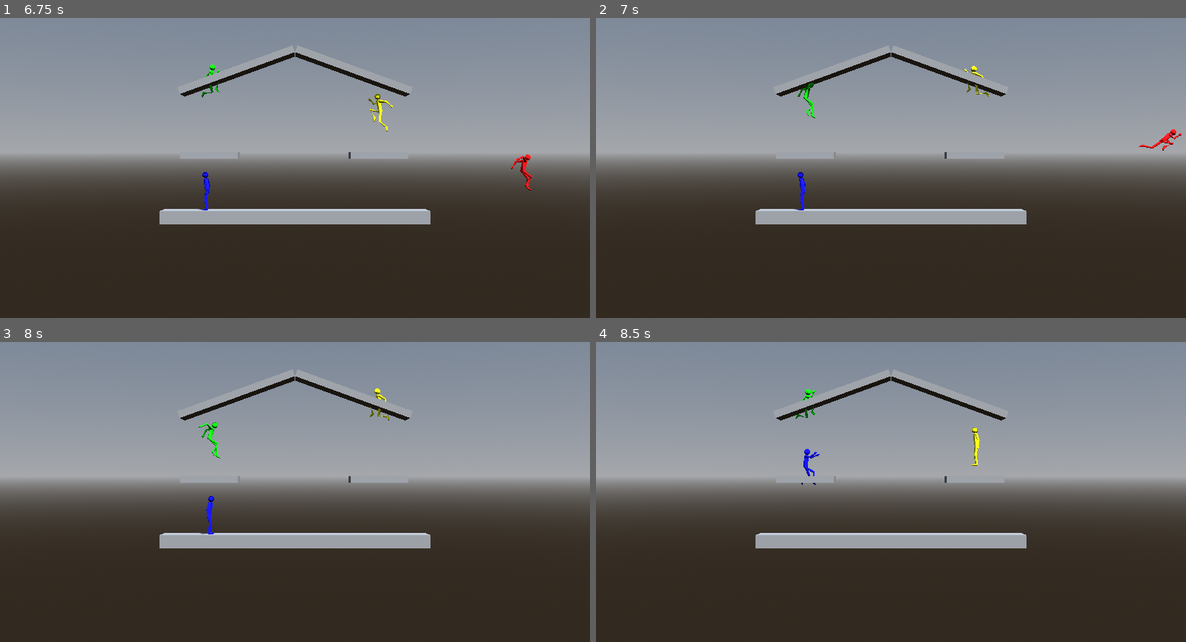
Above: before the commit, frames 1-4 (two rows, left to right).
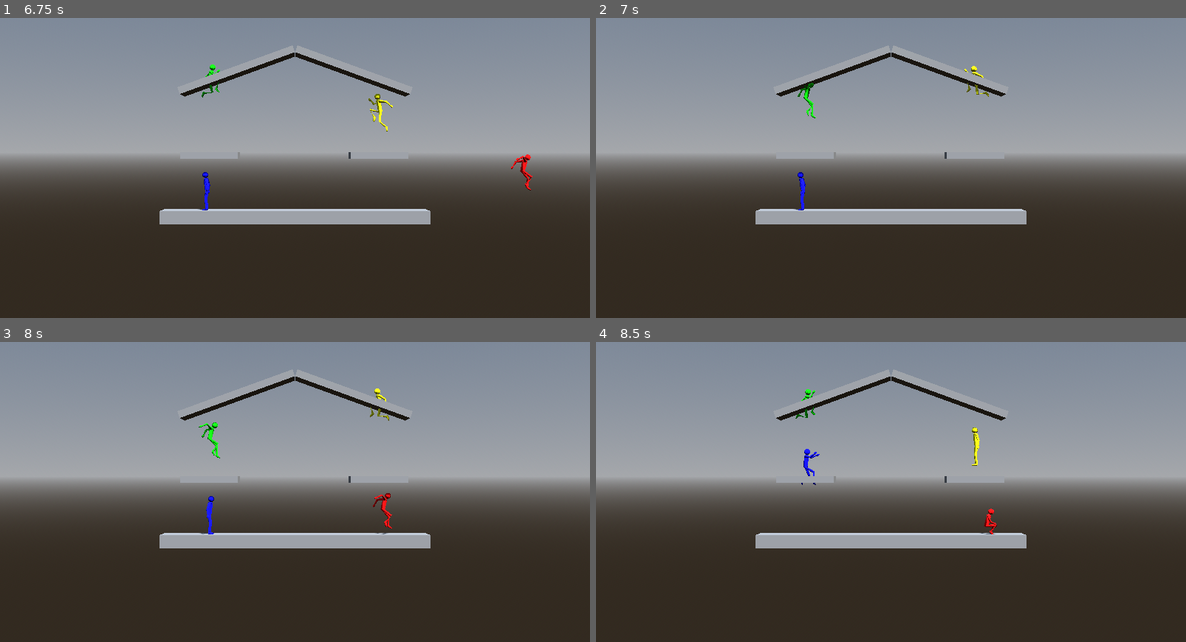
Above: after the commit, the same moments.

Repository: CocoMarck/SuperSmashTux
Game: Godot game, scene res://scenes/map1_new.tscn
Two runs of this game, one before a commit and one after it. Both use one fixed random seed, a clock stepped at 60 frames per second and the inputs below. This scene is started directly instead of the project's main scene.
Inputs (mouse positions are in pixels of both pictures, inside the frame that each line leads up to):
- Up to frame 1 (6.75 s): tap Enter at 0.5 s; move the mouse to (265, 219) at 0.52 s; hold Up (player1_move_up) 0.53-2.03 s; tap K (player1_attack) at 0.6 s; click (265, 219) at 0.67 s; tap / (player1_jump) at 0.77, 1.52, 3.02, 3.77, 4.52, 6.02 s; move the mouse to (472, 201) at 1.27 s; tap O (player1_grab) at 1.35 s; move the mouse to (118, 102) at 2.02 s; hold Left (player1_move_left) 2.03-3.53 s; tap L (player1_power_attack) at 2.1 s; move the mouse to (324, 153) at 2.77 s; tap P (player1_shield) at 2.85 s; click (324, 153) at 2.92 s; move the mouse to (206, 69) at 3.52 s; hold Down (player1_move_down) 3.53-4.28 s; hold . (player1_walk) 3.53-4.28 s; move the mouse to (424, 135) at 4.27 s; hold Right (player1_move_right) 4.28-5.03 s; tap G (player2_attack) at 4.35 s; move the mouse to (177, 168) at 5.02 s; hold Up (player1_move_up) 5.03-5.78 s; tap H (player2_grab) at 5.1 s; click (177, 168) at 5.17 s; move the mouse to (354, 81) at 5.77 s; hold Right (player1_move_right) from 5.78 s (still down); tap S (player2_move_down) at 5.85 s; move the mouse to (265, 219) at 6.52 s; tap A (player2_move_left) at 6.6 s
- Up to frame 2 (7 s): keep holding Right (player1_move_right); tap / (player1_jump) at 6.77 s
- Up to frame 3 (8 s): keep holding Right (player1_move_right); move the mouse to (472, 525) at 7.27 s; tap D (player2_move_right) at 7.35 s; click (472, 525) at 7.42 s; tap / (player1_jump) at 7.52 s
- Up to frame 4 (8.5 s): move the mouse to (714, 426) at 8.02 s; release Right (player1_move_right) at 8.03 s; hold Down (player1_move_down) from 8.03 s (still down); tap W (player2_move_up) at 8.1 s

Frame 1 is identical in both runs. In frame 2, 0.1% of the frame differs, in the area x 91-100%, y 37-45%; in frame 3, 0.1%, in the area x 63-67%, y 50-65%; in frame 4, less than 0.1%.

Commit message:
New camera

Diff:
--- a/scenes/map1_new.tscn
+++ b/scenes/map1_new.tscn
@@ -1,6 +1,6 @@
 [gd_scene format=3 uid="uid://xtlh1m2ntt5n"]
 
-[ext_resource type="Script" uid="uid://6osx0hme4168" path="res://scripts/new_game_manager.gd" id="1_vjlk8"]
+[ext_resource type="Script" uid="uid://6osx0hme4168" path="res://scripts/game_flow/new_game_manager.gd" id="1_vjlk8"]
 [ext_resource type="Environment" uid="uid://lit05fb87j4a" path="res://environments/env_game.tres" id="2_1ql3t"]
 [ext_resource type="Script" uid="uid://bcu7gm8en7srf" path="res://scripts/camera_follow.gd" id="3_3qthp"]
 [ext_resource type="Script" uid="uid://bqr8o7d3ctyo2" path="res://scripts/ground_platform.gd" id="4_e1cm0"]
@@ -44,9 +44,8 @@
 transform = Transform3D(0.6961406, -0.6440442, 0.31716764, 0.15394281, 0.56543684, 0.8102981, -0.7012058, -0.51525575, 0.49276972, 0, 11.2912, 0)
 shadow_enabled = true
 
-[node name="CameraPivot" type="Marker3D" parent="." unique_id=137112446 node_paths=PackedStringArray("game_manager", "camera_area")]
+[node name="CameraPivot" type="Marker3D" parent="." unique_id=137112446 node_paths=PackedStringArray("camera_area")]
 script = ExtResource("3_3qthp")
-game_manager = NodePath("")
 camera_area = NodePath("../CameraArea")
 
 [node name="Camera3D" type="Camera3D" parent="CameraPivot" unique_id=1986782906]
--- a/scripts/camera_follow.gd
+++ b/scripts/camera_follow.gd
@@ -1,3 +1,4 @@
+class_name CameraFollow
 extends Marker3D
 
 # Camara dinamica: encuadra a todos los peleadores, se aleja cuando se separan y se acerca cuando se juntan.
--- /dev/null
+++ b/scripts/game_flow/new_camera_follow.gd
@@ -0,0 +1,140 @@
+class_name NewCameraFollow
+extends Marker3D
+
+'''
+Cámara dinámica: encuadra a todos los peleadores, se aleja cuando se separan y se acerca cuando se juntan.
+
+Usa dos cajas (camera_area y play_area) que arman tres zonas de encuadre.
+
+Tiene que ser hijo del node del scene
+'''
+
+# Propiedades publicas | Area de juego.
+@export_group("Areas")
+@export var camera_area: Area3D    # caja interior: hasta aqui sigue la camara; mas alla se queda pegada al borde
+@export var play_area: Area3D
+
+# Propiedades publicas | Zoom.
+@export_group("Zoom")
+@export var zoom_min_distance: float = 12.0    # que tan cerca puede llegar la camara
+@export var zoom_max_distance: float = 20.0    # que tan lejos puede alejarse la camara
+
+# Propiedades publicas | Suavizado.
+@export_group("Smoothing")
+@export var pan_speed: float = 4.0         # que tan rapido sigue la posicion x/y al objetivo
+@export var zoom_out_speed: float = 3.0    # que tan rapido se aleja cuando los peleadores se separan
+@export var zoom_in_speed: float = 2.0     # que tan rapido se acerca cuando los peleadores se juntan
+
+# Propiedades publicas | Efectos | Temblor
+@export_group("Shake")
+@export var shake_strength: float = 0.1   # que tan fuerte tiembla la camara mientras alguien espera respawn
+
+# Propiedades privadas | Normal work
+@onready var _camera: Camera3D = get_node("Camera3D")
+var _position: Vector2 = Vector2.ZERO
+var _distance: float = 0.0
+var _target_position: Vector2 = Vector2.ZERO
+var _target_distance: float = 0.0
+var _camera_area_bounds: AABB
+var _play_area_bounds: AABB
+
+# Propiedades privadas | Efectos | Temblor
+var _shake_offset: Vector2 = Vector2.ZERO
+
+# Funciones propias
+func _get_power_fighters() -> Array[PowerFighter]:
+	var power_fighters : Array[PowerFighter] = []
+	for child in get_parent().get_children():
+		var power_fighter := child as PowerFighter
+		if power_fighter != null:
+			power_fighters.append(power_fighter)
+	return power_fighters
+
+func _get_area_bounds(area: Area3D) -> AABB:
+	'''
+	AABB en coordenadas del mundo de la caja de un area, sacada de su BoxShape3D.
+	'''
+	var collision_shape: CollisionShape3D
+	for child in area.get_children():
+		collision_shape = child as CollisionShape3D
+		if collision_shape != null:
+			break
+	var box := collision_shape.shape as BoxShape3D
+	var half := box.size * 0.5 * collision_shape.global_basis.get_scale()
+	return AABB(collision_shape.global_position - half, half * 2.0)
+
+func _accumulate_positions(
+	positions: Array[Vector3], has_camera_bounds: bool,
+	camera_bounds: AABB, rect: Rect2, rect_started: bool) -> Dictionary:
+	'''
+	Recortar cada posicion contra camera_area y sumarla al rect de encuadre. Recibe el rect acumulado hasta ahora y devuelve el resultado, asi lo pueden encadenar varios grupos de posiciones (peleadores vivos, respawns pendientes) con su propio filtro previo.
+	'''
+	for pos in positions:
+		# Recortar la posicion al borde de camera_area: asi sigue contando pal encuadre,
+		# pero la camara se queda detenida en el limite en vez de seguirla mas lejos.
+		if has_camera_bounds:
+			pos = pos.clamp(camera_bounds.position, camera_bounds.end)
+		var origin := Vector2(pos.x, pos.y)
+		var entry_rect := Rect2(origin, Vector2.ZERO)
+		if rect_started:
+			rect = rect.merge(entry_rect)
+		else:
+			rect = entry_rect
+			rect_started = true
+	return {"rect": rect, "rect_started": rect_started}
+
+func _update_target(positions: Array[Vector3]):
+	'''
+	Recalcular el rect que encuadra a las pos, y de ahi sacar la distancia objetivo.
+
+	Tres zonas para los pos: dentro de camera_area cuenta tal cual, cuenta pero recortado al borde de camera_area (la camara ya no lo sigue mas alla). Las posiciones de quien espera respawn no se filtran contra play_area: su posicion es justo donde murio, que por definicion cae fuera del play_area.
+	'''
+	# Variables necesarias
+	var has_play_bounds := _play_area_bounds.size != Vector3.ZERO
+	var has_camera_bounds := _camera_area_bounds.size != Vector3.ZERO
+	var rect := Rect2()
+	var rect_started := false
+
+	# Solo posiciones en el area
+	var filtered_positions: Array[Vector3] = []
+	for pos in positions:
+		if has_camera_bounds and not _camera_area_bounds.has_point(pos):
+			continue
+		filtered_positions.append(pos)
+
+	# Obtener valores de movimiento
+	var acc := _accumulate_positions(filtered_positions, has_camera_bounds, _camera_area_bounds, rect, rect_started)
+	rect = acc["rect"]
+	rect_started = acc["rect_started"]
+
+	if not rect_started:
+		return
+
+# Funciones | Inicializar.
+func _ready() -> void:
+	'''
+	Arrancar el estado de la cámara desde lo que ya trae la escena, pa que el primer frame no pegue un salto.
+
+    Si camera no esta crash. Y esta bien, asi se sabe que algo en la scene esta mal construido.
+	'''
+	_camera_area_bounds = _get_area_bounds(camera_area)
+	_play_area_bounds = _get_area_bounds(play_area)
+	_position = Vector2(global_position.x, global_position.y)
+	_distance = _camera.position.z
+	_target_position = _position
+	_target_distance = _distance
+
+# Funciones | Procesamiento de fisicas.
+func _physics_process(delta: float) -> void:
+	'''
+	Se corre en fisicas y no en _process, pa que vaya al mismo paso que el movimiento de los peleadores.
+	'''
+	# Recolectar peleadores. Sus posiciones. Actualizar lo que tiene que seguir la camara.
+	var power_fighters: Array[PowerFighter] = _get_power_fighters()
+	var power_fighters_positions: Array[Vector3] = []
+	for power_fighter in power_fighters:
+		power_fighters_positions.append(power_fighter.global_position)
+	if not power_fighters_positions.is_empty():
+		_update_target(power_fighters_positions)
+
+	# Cuando se piden efectos de camera.
--- a/scripts/new_game_manager.gd
+++ b/scripts/game_flow/new_game_manager.gd
@@ -32,11 +32,13 @@
 # Propiedades publicas | Configuración de partida.
 @export_group("Match Settings")
 @export_range(1, 99, 1) var lives_per_character: int = 3
-@export_range(0.0, 5.0, 0.05) var respawn_delay: float = 0.3   # segundos de espera antes de reaparecer
+@export_range(0.0, 5.0, 0.05) var respawn_delay: float = 1.0   # segundos de espera antes de reaparecer
 
 # Propiedades privadas | Estado por personaje.
-var _spawn_point_of_character: Dictionary[PowerFighter, SpawnPoint] = {}
-var _lifes_of_power_fighter: Dictionary[PowerFighter, int] = {}
+# Aca probablemente mejor usar una clase, en vez de varios diccionarios.
+var _spawn_point_of_power_fighter: Dictionary[PowerFighter, SpawnPoint] = {}
+var _lives_of_power_fighter: Dictionary[PowerFighter, int] = {}
+var _death_position_of_power_fighter: Dictionary[PowerFighter, Vector3] = {} # El death position, se usara para hacer efectos gráficos. Por ahora esta sin uso.
 
 # Propiedades privadas | Dependencias, lo que tiene que tener el mapa.
 var _play_area: Area3D
@@ -48,6 +50,10 @@
 var _spawn_point3: SpawnPoint
 var _spawn_point4: SpawnPoint
 
+# Propiedades privadas, relacionadas con la camera.
+var _camera_follow: CameraFollow
+var _shake_end_time_msec: int = 0
+
 # Funciones
 func _get_spawn_points() -> Array[SpawnPoint]:
 	return [_spawn_point1, _spawn_point2, _spawn_point3, _spawn_point4]
@@ -55,7 +61,7 @@
 func _get_all_materials() -> Array[Material]:
 	return [SLOT_1_MATERIAL, SLOT_2_MATERIAL, SLOT_3_MATERIAL, SLOT_4_MATERIAL]
 
-func _spawn_all_characters() -> void:
+func _spawn_all_power_fighters() -> void:
 	'''
 	Spawnear a todos los personajes de la partida, sacando el numero de.
 	'''
@@ -74,9 +80,9 @@
 		power_fighter.material = _get_all_materials()[i]
 		power_fighter.position = spawn_point.global_position
 		power_fighter.init_looking_at_right = spawn_point.init_looking_at_right
-		# Establecer spawn fijo.
-		_spawn_point_of_character.assign({power_fighter: spawn_point})
-		_spawn_point_of_character.assign({power_fighter: lives_per_character})
+		# Establecer spawn fijo. El `as PowerFighter`, porque una vez instanciado el scene, es solo un `Node` comun y corriente.
+		_spawn_point_of_power_fighter[power_fighter as PowerFighter] = spawn_point
+		_lives_of_power_fighter[power_fighter as PowerFighter] = lives_per_character
 		# Agregar al mapa
 		add_child(power_fighter)
 
@@ -87,6 +93,48 @@
 	var half := _play_area_box.size * 0.5 * _play_area_collision_shape.global_basis.get_scale()
 	return AABB(_play_area_collision_shape.global_position - half, half * 2.0)
 
+func _forget_power_fighter(power_fighter: PowerFighter) -> void:
+	'''
+	Olvidar por completo los datos relacionados con un power fighter que ya no existe.
+	'''
+	_spawn_point_of_power_fighter.erase(power_fighter)
+	_lives_of_power_fighter.erase(power_fighter)
+	_death_position_of_power_fighter.erase(power_fighter)
+
+func _handle_power_fighter_death(power_fighter: PowerFighter) -> void:
+	'''
+	Un personaje se salio del area jugable. Si le quedan vidas, se sace del arbol de inmediato. See quita de la scene. Se queda la instncia. Delay al morir, despes respawn. Si no le quedan vidas, se purga de la scene.
+	'''
+	_lives_of_power_fighter[power_fighter] -= 1
+	# Debug
+	print("%s: morido por la patria vidas; %d" % [_get_power_fighter_label(power_fighter), _lives_of_power_fighter[power_fighter]])
+	# Si se ya no tiene vidas, adios.
+	if _lives_of_power_fighter[power_fighter] == 0:
+		power_fighter.queue_free()
+		_forget_power_fighter(power_fighter)
+		return
+	# Obtener posición de muerte, y quetarlo de la vista del scene.
+	var parent := power_fighter.get_parent()
+	if parent != null:
+		_death_position_of_power_fighter[power_fighter] = power_fighter.global_position
+		parent.remove_child(power_fighter)
+	# Inicalizar spawn con delay
+	if respawn_delay > 0.0:
+		await get_tree().create_timer(respawn_delay).timeout
+	# Respawn a la scene, solo si existe la instancia del power fighter
+	if not is_instance_valid(power_fighter):
+		return
+	add_child(power_fighter)
+	power_fighter.respawn( _spawn_point_of_power_fighter[power_fighter].global_position )
+	_death_position_of_power_fighter.erase(power_fighter)
+
+func _get_power_fighter_label(power_fighter: PowerFighter) -> String:
+	if power_fighter is Player:
+		var player_id: int = (power_fighter as Player).player_id
+		return power_fighter.name + str(GlobalUtils.PlayerId.keys()[player_id])
+	return power_fighter.name
+
+# Funciones | Gestionar vidas
 func _ready() -> void:
 	# Establecer propiedades dependencia
 	_play_area = $PlayArea
@@ -97,17 +145,28 @@
 	_spawn_point2 = $SpawnPoint2
 	_spawn_point3 = $SpawnPoint3
 	_spawn_point4 = $SpawnPoint4
+	_camera_follow = $CameraPivot
+	_camera_follow.camera_area = $CameraArea
+	#_camera_follow.play_area = _play_area # Para el nuevo camera.
 	# Debug
 	if _play_area_bounds.size == Vector3.ZERO:
 		# Play_area sin configurar; no se detectaran muertes
 		push_warning("GameManager: fail open no fail-closed. No detect play area bounds")
 	# Spawneo
-	_spawn_all_characters()
+	_spawn_all_power_fighters()
 
-# Funciones | Gestionar vidas
 func _physics_process(delta: float) -> void:
 	'''
 	Es un physics process, para no perder data de físicas. Como salir de una área 3d. Pero también funcionaria con un simple process.
 	'''
-	for power_fighter in _lifes_of_power_fighter.keys():
-		continue
+	for power_fighter in _lives_of_power_fighter.keys():
+		# Si no es instancia valida, forzar olvidar todos sus datos. El handle death, ya lo olvida. Este es verificador.
+		if not is_instance_valid(power_fighter):
+			_forget_power_fighter(power_fighter)
+			continue
+		# Si esta recien spawneado, o recien muerto (esperando su respawn_delay, fuera del arbol. Se salte este frame nomas, sigue registrando y se revisa en cuanto vuelva al arbol
+		if not power_fighter.is_inside_tree():
+			continue
+		# Detactar que este fuera del area de juego.
+		if not _play_area_bounds.has_point(power_fighter.global_position):
+			_handle_power_fighter_death(power_fighter)
Not shown, added: scripts/game_flow/new_camera_follow.gd.uid
Renamed: scripts/new_game_manager.gd.uid -> scripts/game_flow/new_game_manager.gd.uid
